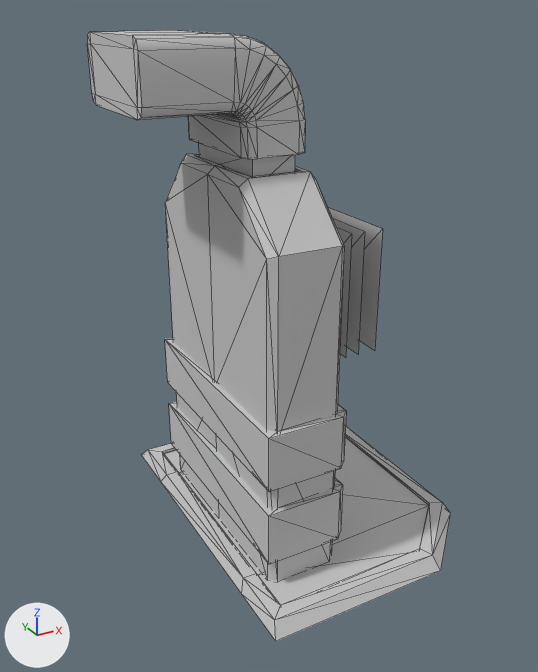
Two versions of the FBX model Assets/Models/LVL1_Power_Supply/Transfer_station/transfer_station_mdl.fbx, one commit apart.
Camera for both pictures: a 50 mm lens placed at (-2.27, -4.96, 4.25), pointed at (0.42, -0.07, 1.8). Arrows for +X, +Y and +Z are at lower left; the lights stay in place. Mesh edges are drawn as thin lines. Where no turn or scale is listed for an object, it has been applied to the vertices. Vertices at the same position are counted once.

Before the edit, the objects in view are built like this:
```python
me_mesh = bpy.data.meshes.new('Mesh')
me_mesh.from_pydata(...)  # 32 vertices, 54 faces; spans x -0.8..1.33, y -1.41..1.41, z -0.05..0.05
me_mesh.materials.append(mat_01___default)  # light grey #cacaca
me_mesh_004 = bpy.data.meshes.new('Mesh.004')
me_mesh_004.from_pydata(...)  # 129 vertices, 252 faces; spans x -0.566..0.615, y -0.509..0.509, z -0.439..0.332
me_mesh_004.materials.append(mat_01___default)  # light grey #cacaca
me_mesh_010 = bpy.data.meshes.new('Mesh.010')
me_mesh_010.from_pydata([(0.0, -0.511, 0.511), (0.0, -0.511, -0.511), (0.0, 0.511, 0.511), (0.0, 0.511, -0.511)], [], [(3, 2, 0), (3, 0, 1)])
me_mesh_010.materials.append(mat_transfer_station_holograms)  # light grey #cacaca
ob_transfer_station_part04_low = bpy.data.objects.new('transfer_station_part04_low', me_mesh_004)
ob_transfer_station_part04_low.location = (-0.14, -0.01, 3.77)
ob_transfer_station_part06_low = bpy.data.objects.new('transfer_station_part06_low', me_mesh)
ob_transfer_station_part06_low.location = (0.53, -0.01, 0.1)
ob_transfer_station_plane02_low = bpy.data.objects.new('Transfer_station_plane02_low', me_mesh_010)
ob_transfer_station_plane02_low.location = (0.88, 0.0, 2.2)
# also in view: 'Transfer_station_plane03_low' at (1.0, 0.0, 2.2); 'Transfer_station_plane00_low' at (1.16, 0.0, 2.2); 'transfer_station_part08_low' at (0.25, -0.02, 0.59); 'transfer_station_part07_low' at (0.25, -0.02, 1.26); 'transfer_station_part05_low' at (0.31, -0.01, 1.66)
```
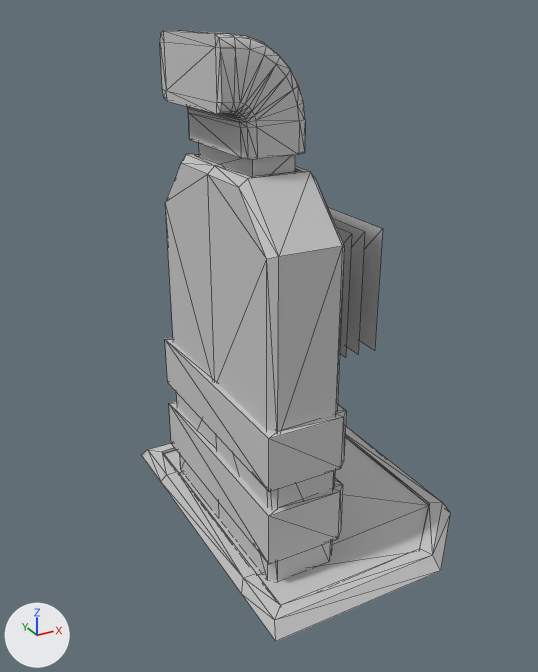
Location of each change, (x1, y1, x2, y2) in pixels of the pictures (538 x 672 px; the box of a moved part takes in the faces that stretch with it):
'transfer_station_part04_low', reshaped (33% narrower)
    before: (87, 30, 305, 159)
    after: (160, 30, 305, 159)
part 1 of me_mesh_004, moved or reshaped
    before: (87, 30, 235, 120)
    after: (160, 30, 235, 114)

What changed in the scene script:
```text
Change me_mesh_004:
    where me_mesh_004.from_pydata(...)  # 129 vertices, 252 faces; spans x -0.566..0.615, y -0.509..0.509, z -0.439..0.332
    used by ob_transfer_station_part04_low; location = (-0.14, -0.01, 3.77)
    me_mesh_004 part 1: all 16 vertices in x -0.566, y -0.509..0.509, z -0.149..0.332 are moved by (0.531, 0.0, 0.0)
```
